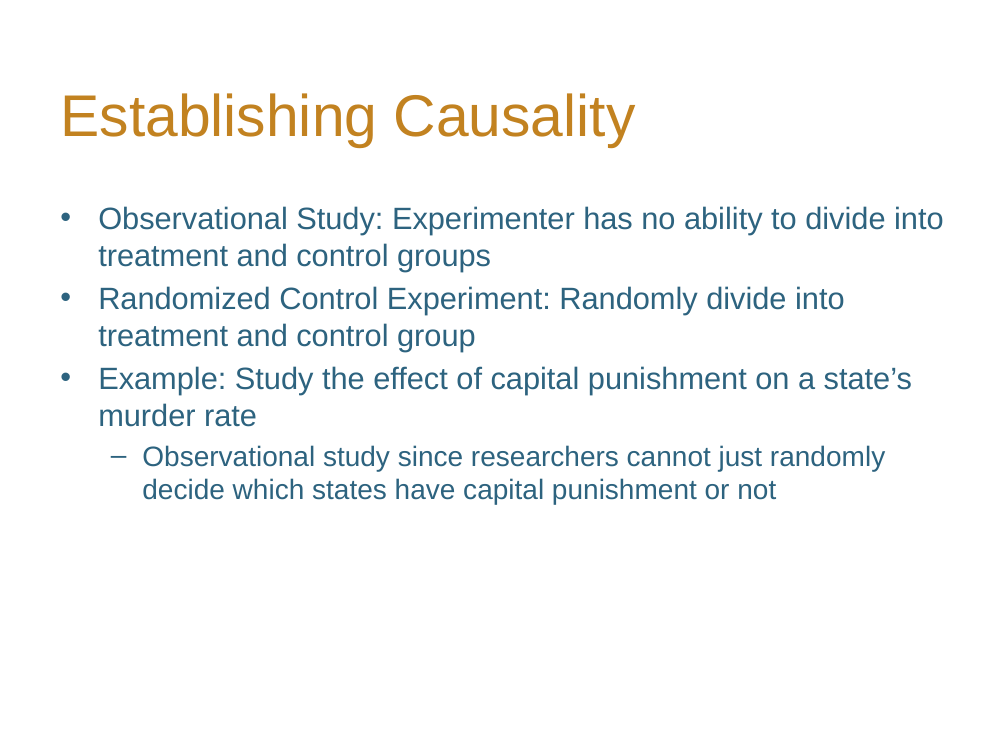
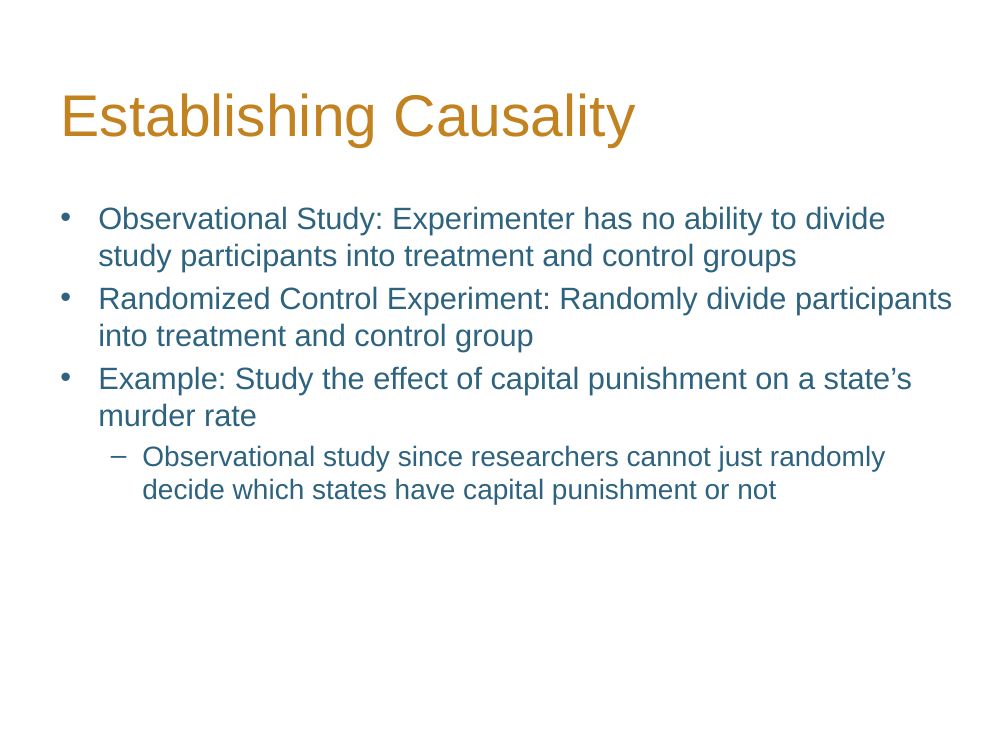
Before and after one commit to hLuo27/teaching, a slide deck: slide 12 of data8/slides/lab2.pptx (slide 11 before the commit). Drawn at 1008x756 pixels with LibreOffice and Linux fonts; fonts in the diff are those of the drawing; background and template pictures are left out. Boxes give left, top, right and bottom in pixels: in the first picture for what was removed or moved away, otherwise in the second. Text is boxed around its words. In the diff, an @@ line names an element or a change of style, - is before the commit and + after.

```diff
--- a/data8/slides/lab2.pptx
+++ b/data8/slides/lab2.pptx
@@ text at (x1=98, y1=206, x2=952, y2=352): text changed @@
-• Observational Study: Experimenter has no ability to divide into treatment and control groups
-• Randomized Control Experiment: Randomly divide into treatment and control group
+• Observational Study: Experimenter has no ability to divide study participants into treatment and control groups
+• Randomized Control Experiment: Randomly divide participants into treatment and control group
```
Also in this commit, not shown: 3 other slides changed, 10 slides added, 1 slide removed, 9 other files.
